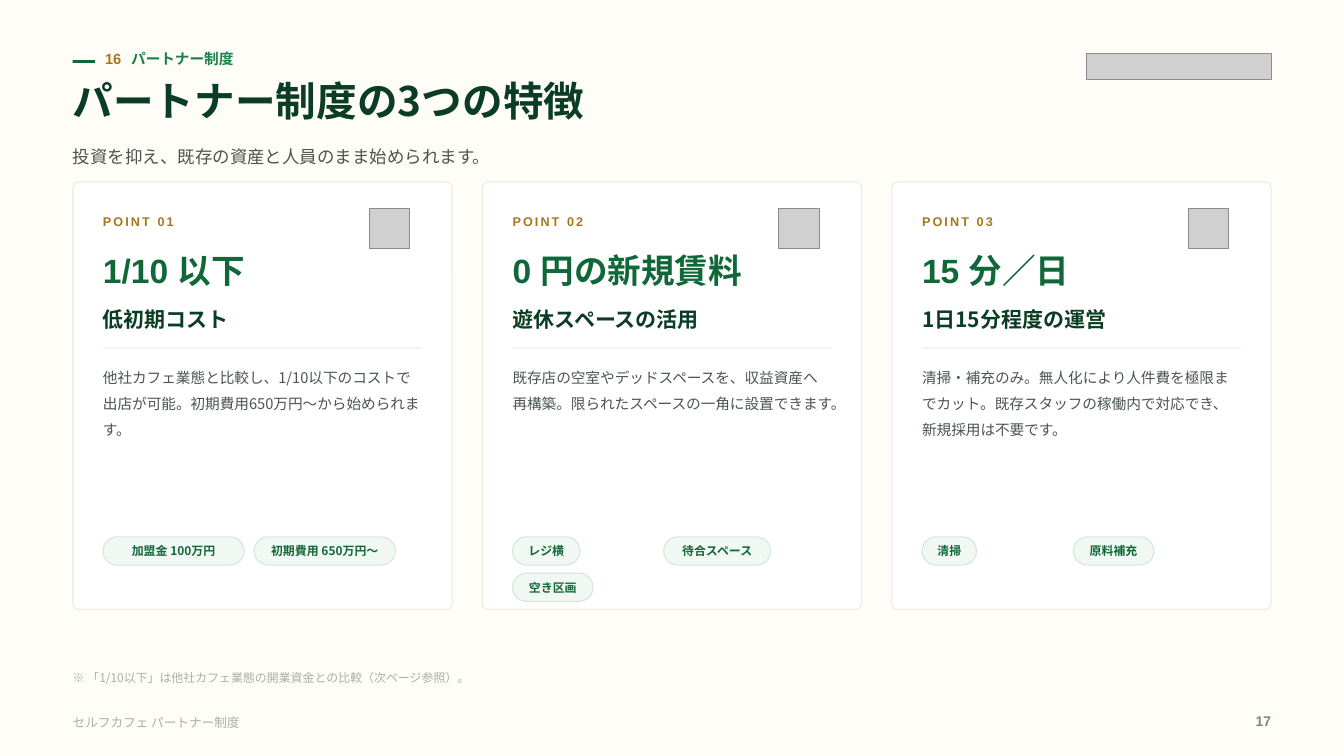
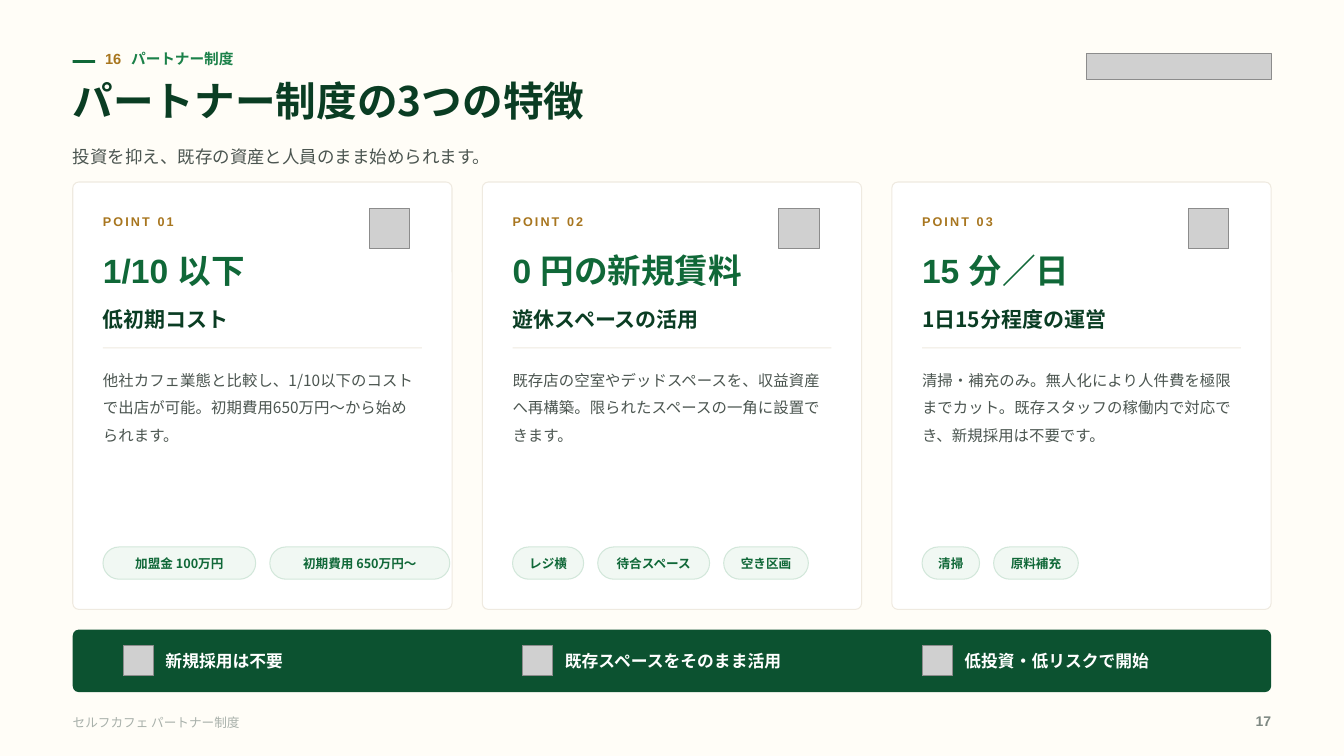
Before and after one commit to a5408071-cmd/suzuki-ceo, a slide deck: slide 17 of selfcafe-partner-deck/selfcafe-partner-deck.pptx. Drawn at 1344x756 pixels with LibreOffice and Linux fonts; fonts in the diff are those of the drawing; grey boxes stand for pictures. Boxes give left, top, right and bottom in pixels: in the first picture for what was removed or moved away, otherwise in the second. Text is boxed around its words. In the diff, an @@ line names an element or a change of style, - is before the commit and + after.

```diff
--- a/selfcafe-partner-deck/selfcafe-partner-deck.pptx
+++ b/selfcafe-partner-deck/selfcafe-partner-deck.pptx
@@ size 10.5 to 11 pt; line spacing 1.45 to 1.5 in 3 elements at bbox=[103, 373, 413, 442], bbox=[513, 373, 820, 442], bbox=[922, 373, 1231, 442] @@
@@ text "加盟金 100万円": place and size @@
-text "加盟金 100万円" at bbox=[132, 543, 215, 559]
+text "加盟金 100万円" at bbox=[135, 557, 224, 569]
@@ rounded rectangle: place and size @@
-rounded rectangle at bbox=[103, 537, 244, 566]
+rounded rectangle at bbox=[103, 547, 255, 580]
@@ text "初期費用 650万円〜": place and size @@
-text "初期費用 650万円〜" at bbox=[271, 543, 378, 559]
+text "初期費用 650万円〜" at bbox=[303, 557, 416, 569]
@@ rounded rectangle: place and size @@
-rounded rectangle at bbox=[254, 537, 395, 566]
+rounded rectangle at bbox=[270, 547, 450, 580]
@@ text "レジ横": place and size @@
-text "レジ横" at bbox=[528, 545, 564, 556]
+text "レジ横" at bbox=[529, 557, 567, 569]
@@ rounded rectangle: place and size @@
-rounded rectangle at bbox=[512, 537, 580, 566]
+rounded rectangle at bbox=[512, 547, 583, 580]
@@ text "待合スペース": place and size @@
-text "待合スペース" at bbox=[682, 545, 752, 556]
+text "待合スペース" at bbox=[617, 557, 691, 569]
@@ rounded rectangle: place and size @@
-rounded rectangle at bbox=[663, 537, 770, 566]
+rounded rectangle at bbox=[598, 547, 710, 580]
@@ size 8.5 to 9 pt in 7 elements at bbox=[529, 557, 567, 569], bbox=[938, 554, 963, 571], bbox=[135, 557, 224, 569], bbox=[617, 557, 691, 569], bbox=[303, 557, 416, 569], bbox=[1011, 557, 1061, 569], bbox=[741, 557, 791, 569] @@
@@ text "空き区画": place and size @@
-text "空き区画" at bbox=[529, 582, 577, 593]
+text "空き区画" at bbox=[741, 557, 791, 569]
@@ rounded rectangle: place and size @@
-rounded rectangle at bbox=[512, 574, 593, 602]
+rounded rectangle at bbox=[724, 547, 809, 580]
@@ text "清掃": place and size @@
-text "清掃" at bbox=[937, 543, 961, 559]
+text "清掃" at bbox=[938, 554, 963, 571]
@@ rounded rectangle: place and size @@
-rounded rectangle at bbox=[923, 537, 977, 566]
+rounded rectangle at bbox=[923, 547, 980, 580]
@@ text "原料補充": place and size @@
-text "原料補充" at bbox=[1090, 545, 1138, 556]
+text "原料補充" at bbox=[1011, 557, 1061, 569]
@@ rounded rectangle: place and size @@
-rounded rectangle at bbox=[1074, 537, 1154, 566]
+rounded rectangle at bbox=[994, 547, 1079, 580]
@@ rounded rectangle: place and size @@
-rounded rectangle at bbox=[87, 672, 469, 684]
+rounded rectangle at bbox=[73, 630, 1271, 693]
@@ rounded rectangle at bbox=[73, 630, 1271, 693]: fill none to #0C5230 @@
@@ picture added at bbox=[123, 646, 153, 677] @@
@@ text added at bbox=[165, 652, 282, 669], 12 pt, text #FFFFFF, bold @@
+新規採用は不要
@@ picture added at bbox=[522, 646, 553, 677] @@
@@ text added at bbox=[565, 653, 781, 669], 12 pt, text #FFFFFF, bold @@
+既存スペースをそのまま活用
@@ picture added at bbox=[923, 646, 953, 677] @@
@@ text added at bbox=[964, 652, 1149, 669], 12 pt, text #FFFFFF, bold @@
+低投資・低リスクで開始
@@ text in rounded rectangle at bbox=[87, 672, 469, 684]: text removed @@
-※ 「1/10以下」は他社カフェ業態の開業資金との比較（次ページ参照）。
```
Also in this commit, not shown: 5 other slides changed, 5 other files.
